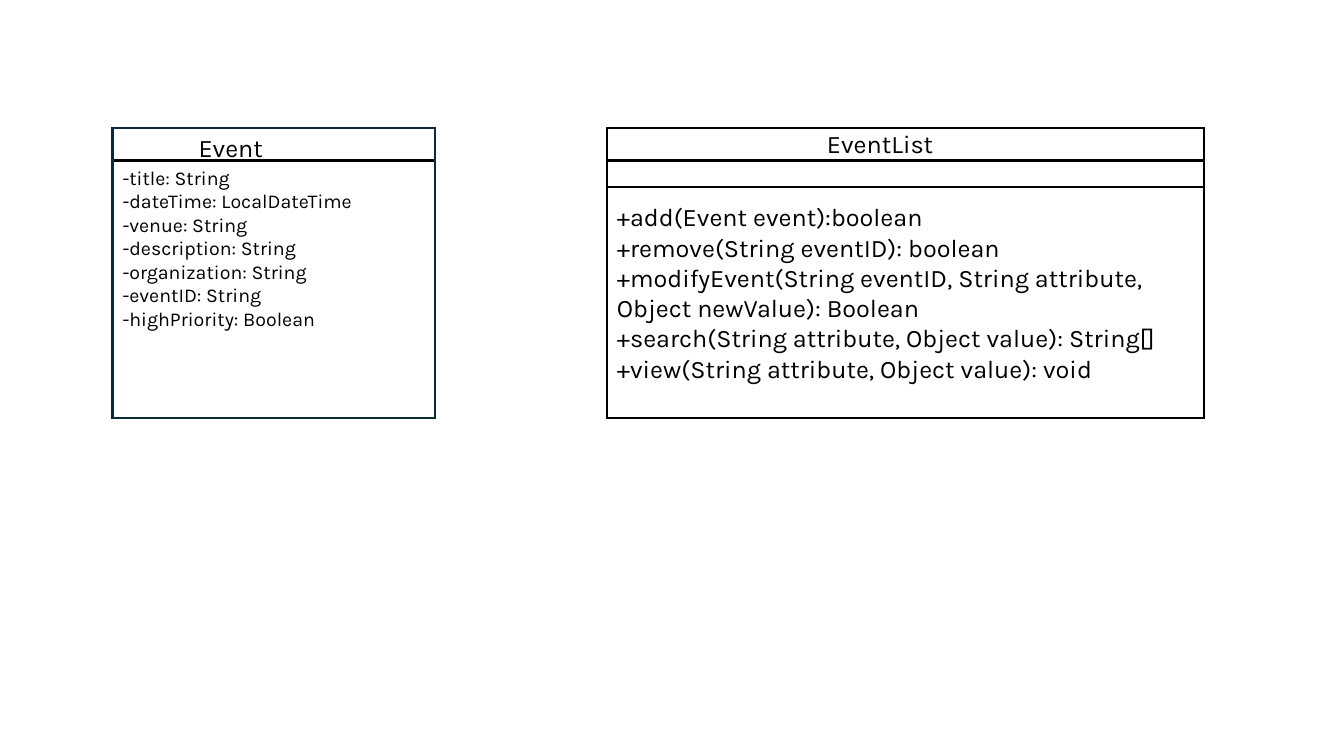
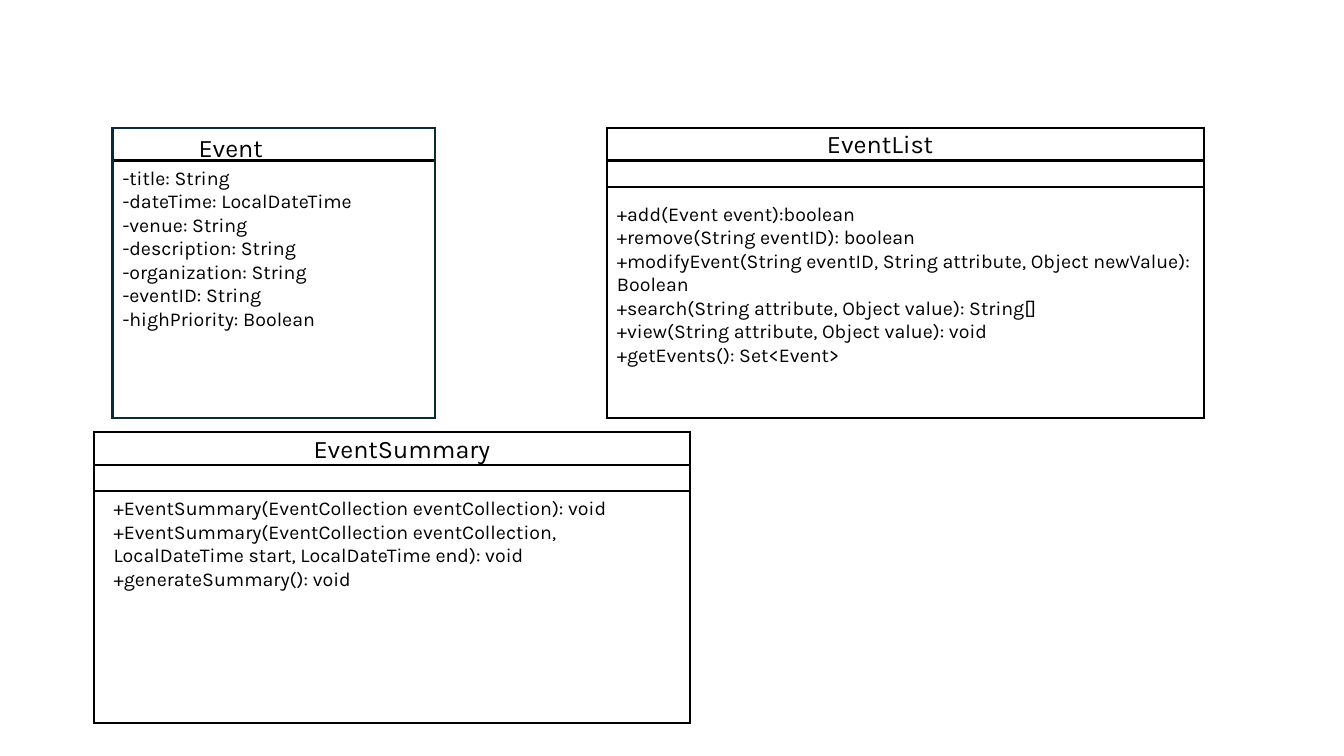
Before and after one commit to kiki-etc/EventSchedulerandCalendar, a slide deck: slide 1 of class diagram.pptx. Drawn at 1344x756 pixels with LibreOffice and Linux fonts; fonts in the diff are those of the drawing. Boxes give left, top, right and bottom in pixels: in the first picture for what was removed or moved away, otherwise in the second. Text is boxed around its words. In the diff, an @@ line names an element or a change of style, - is before the commit and + after.

```diff
--- a/class diagram.pptx
+++ b/class diagram.pptx
@@ text at bbox=[617, 207, 1189, 343]: size 18 to 14 pt in "+add(Event event):boolean", "+remove(String eventID): boolean", "+modifyEvent(String eventID, String attribute, Object newVal ...", "+search(String attribute, Object value): String[]" and 1 more places @@
@@ text at bbox=[617, 348, 839, 367]: paragraph added @@
++getEvents(): Set<Event>
@@ group added at bbox=[94, 433, 691, 723]: 2 lines, 1 rectangle, 1 text @@
+EventSummary
@@ text added at bbox=[114, 501, 606, 591], 14 pt, text #000000 @@
++EventSummary(EventCollection eventCollection): void
++EventSummary(EventCollection eventCollection, LocalDateTime start, LocalDateTime end): void
++generateSummary(): void
```
